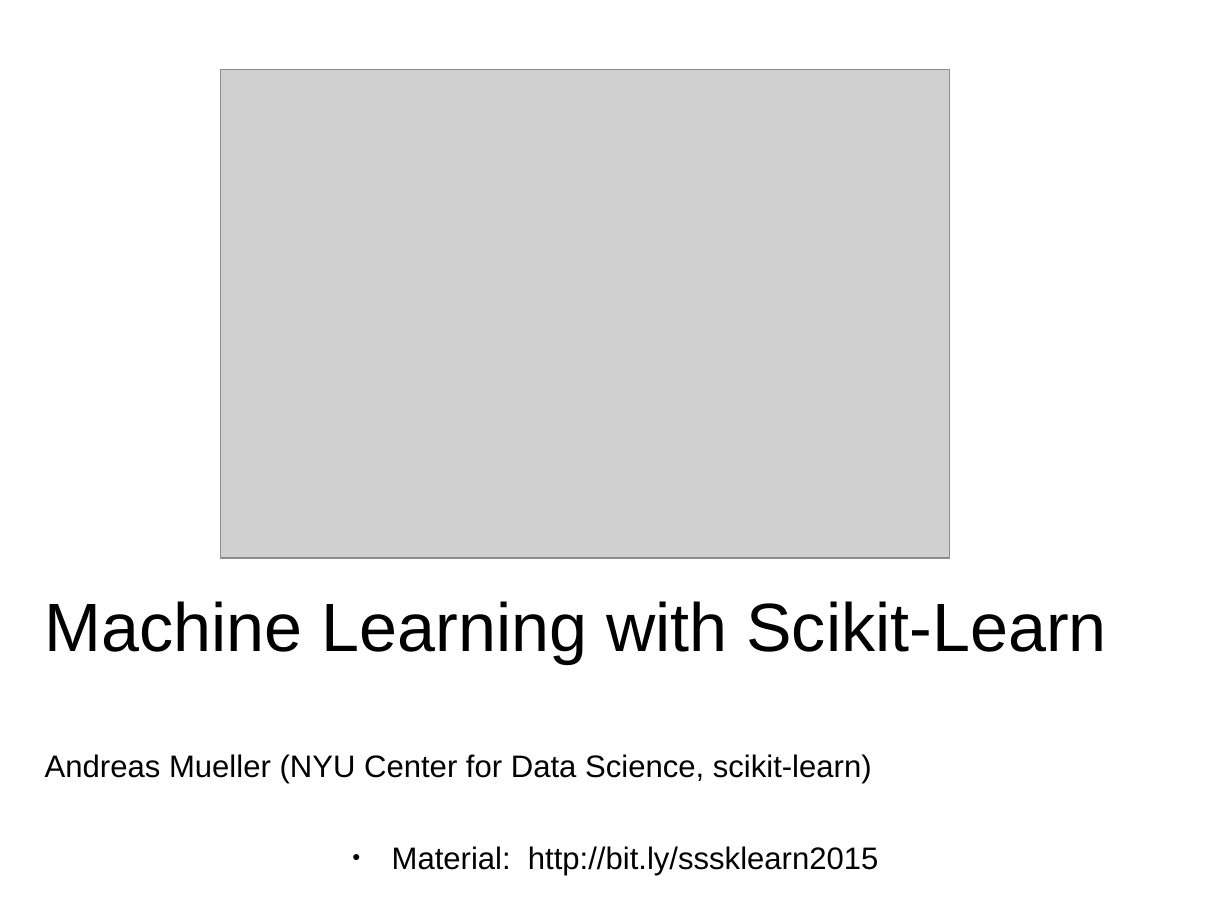
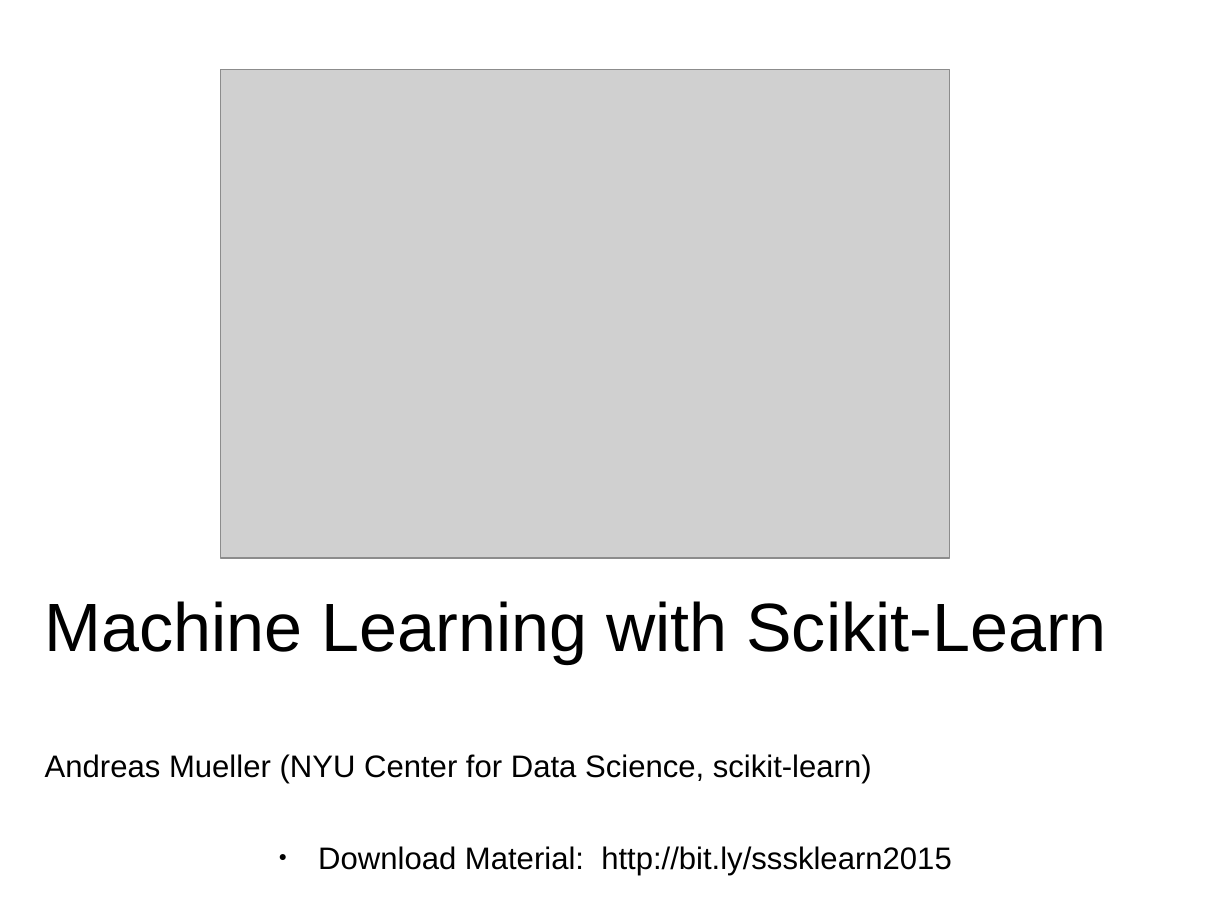
Before and after one commit to amueller/strata-nyc-2016, a slide deck: slide 1 of machine-learning-with-scikit-learn-strata-singapore-2015.odp. Drawn at 1232x924 pixels with LibreOffice and Linux fonts; fonts in the diff are those of the drawing; grey boxes stand for pictures. Boxes give left, top, right and bottom in pixels: in the first picture for what was removed or moved away, otherwise in the second. Text is boxed around its words. In the diff, an @@ line names an element or a change of style, - is before the commit and + after.

```diff
--- a/machine-learning-with-scikit-learn-strata-singapore-2015.odp
+++ b/machine-learning-with-scikit-learn-strata-singapore-2015.odp
@@ text at (318,846,951,875): text changed @@
-● Material: http://bit.ly/sssklearn2015
+● Download Material: http://bit.ly/sssklearn2015
```
Also in this commit, not shown: 4 other slides changed, 1 other file.
